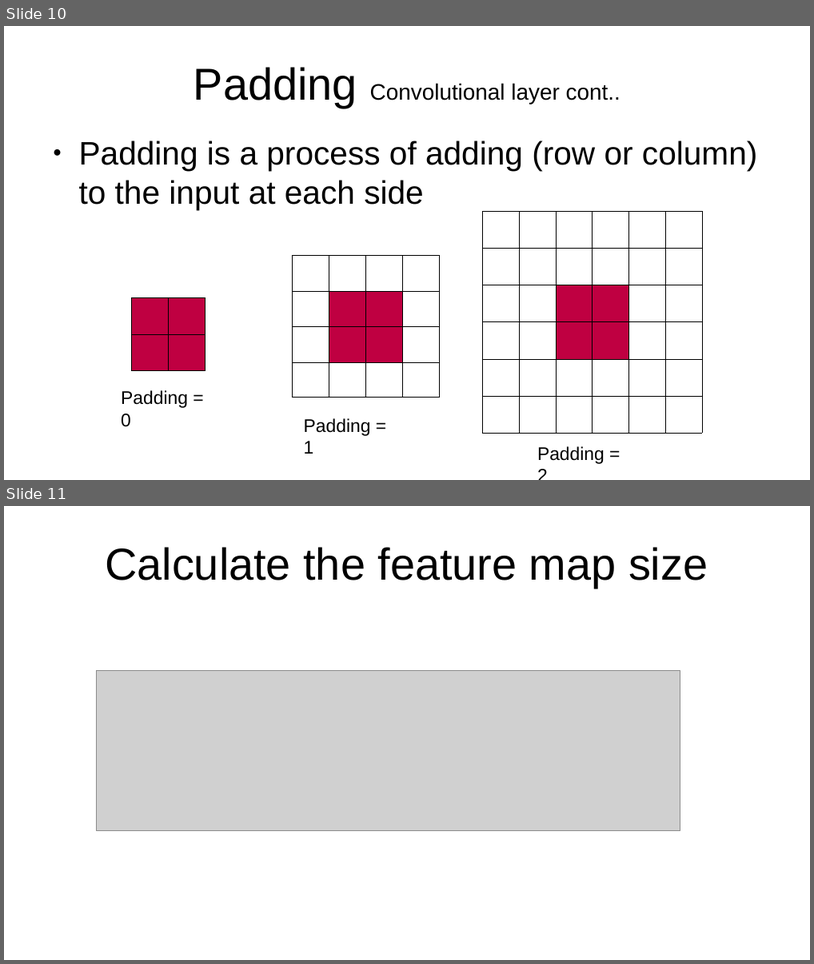
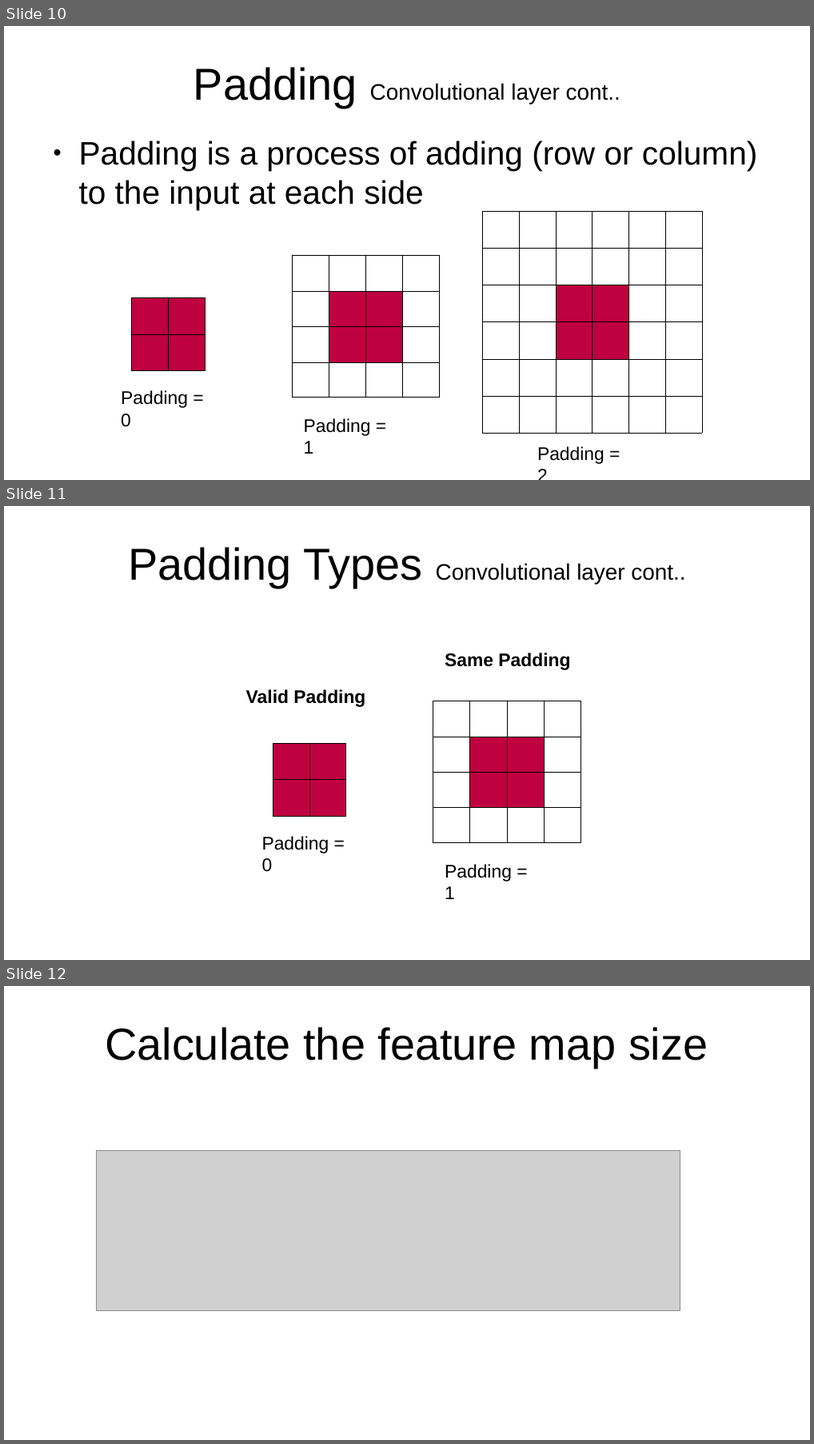
Before and after one commit to MoatasemGamal/ConvNN, a slide deck: CNN.pptx. Shown one above the other, each under a label of ours: slides 10 and 11 before the commit, slides 10, 11 and 12 after it. The pictures are 814x964 and 814x1444 pixels, drawn with LibreOffice and Linux fonts; fonts in the diff are those of the drawing; grey boxes stand for pictures. Boxes give left, top, right and bottom in pixels: in the first picture for what was removed or moved away, otherwise in the second. Text is boxed around its words. In the diff, an @@ line names an element or a change of style, - is before the commit and + after.

Commit message:
add padding types slide

```diff
--- a/CNN.pptx
+++ b/CNN.pptx
@@ slide 11 added at [4, 506, 810, 960], background #FFFFFF @@
@@ title added at [128, 547, 686, 588], 22 pt, text #000000 @@
+Padding Types Convolutional layer cont..
@@ text added at [445, 652, 570, 670], 18 pt, text #000000, bold @@
+Same Padding
@@ text added at [246, 689, 366, 707], 18 pt, text #000000, bold @@
+Valid Padding
@@ table added at [434, 700, 582, 842], 4 rows, 4 columns @@
+ |  |  | 
+ |  |  | 
+ |  |  | 
+ |  |  | 
@@ table added at [273, 743, 346, 816], 2 rows, 2 columns @@
+ | 
+ | 
@@ text added at [262, 836, 330, 872], 18 pt, text #000000 @@
+Padding = 0
@@ text added at [445, 864, 512, 899], 18 pt, text #000000 @@
+Padding = 1
@@ what was slide 11 is now slide 12 @@
```
Also in this commit, not shown: 2 other files.
